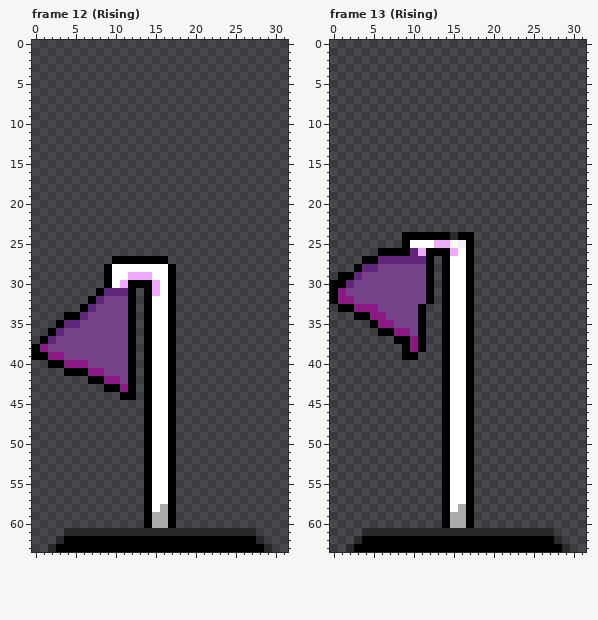
Two versions of one pixel-art file, assets/sprites/Points/EndPoint.aseprite. This is how it looked before the edit.
32x64 pixels, 16 frames. Colours within 5 levels of each other are drawn and written as one. Shown: frame 12 (Rising), frame 13 (Rising). The commit also changed other frames, which this record leaves out.
And afterwards:
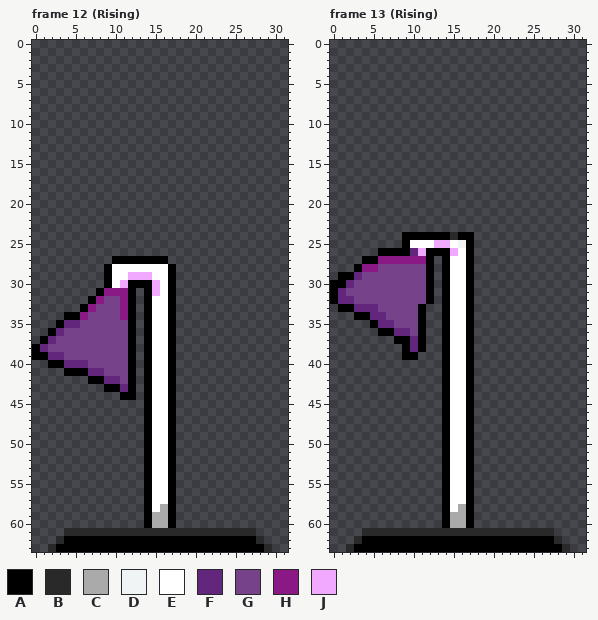
Palette (. is transparent): A #000000  B #292929  C #aaaaaa  D #f1f4f4  E #ffffff  F #62267c  G #76428a  H #8a1986  J #f1a8ff
The exact change:
Frame 12 (Rising), layer "flag":
y 31: x 9..11 FFF -> HHH
y 32: x 8 F -> H; x 11 G -> H
y 33: x 7 F -> H; x 11 G -> H
y 34: x 6 F -> H; x 11 G -> H
y 38: x 1 H -> F
y 39: x 2..3 HH -> FF
y 40: x 4..6 HHH -> FFF
y 41: x 7..8 HH -> FF
y 42: x 9..10 HH -> FF
y 43: x 11 H -> F
Frame 13 (Rising), layer "flag":
y 27: x 6..11 FFFFFF -> HHHHHH
y 28: x 4..5 FF -> HH
y 31: x 1 H -> F
y 32: x 1..2 HH -> FF
y 33: x 3..5 HHH -> FFF
y 34: x 5..6 HH -> FF
y 35: x 6..7 HH -> FF
y 36: x 8..9 HH -> FF
y 37..38: x 10 H -> F
